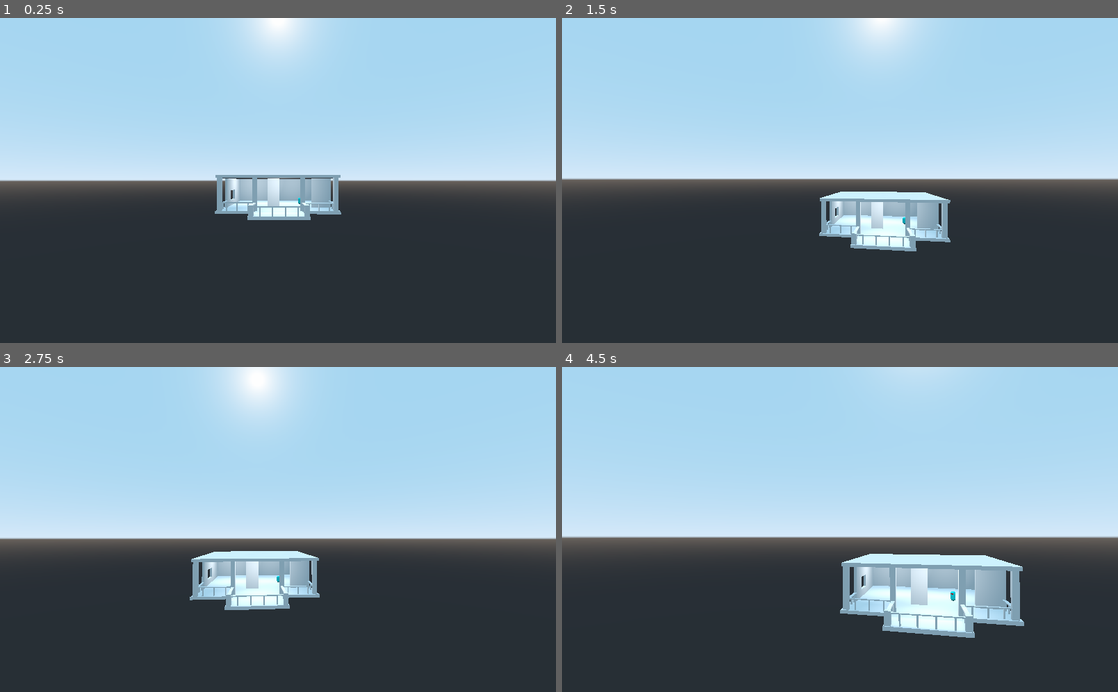
Above: before the commit, frames 1-4 (two rows, left to right).
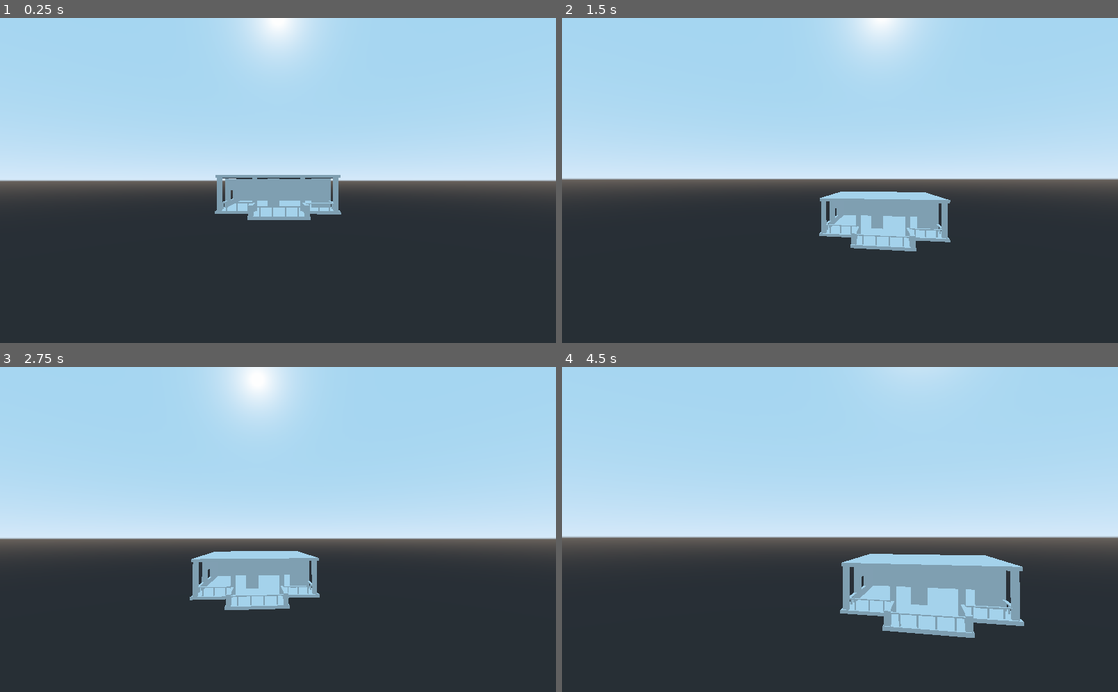
Above: after the commit, the same moments.

Repository: BakedLight/Godot-Wild-Jam-Project
Game: Godot game, scene res://Level/level.tscn
Same seed, same stepped clock (60 frames per second), same inputs: the game is played once before the commit and once after it.
Inputs (mouse positions are in pixels of both pictures, inside the frame that each line leads up to):
- Up to frame 1 (0.25 s): no input
- Up to frame 2 (1.5 s): tap Enter at 0.5 s; move the mouse to (867, 180) at 0.52 s; hold Space (move_up) from 0.53 s (still down); tap Ctrl (scope) at 0.6 s; move the mouse to (812, 180) at 1.27 s; click (812, 180) at 1.35 s
- Up to frame 3 (2.75 s): keep holding Space (move_up); tap Enter at 2 s; move the mouse to (289, 523) at 2.02 s; tap W (zoom) at 2.1 s
- Up to frame 4 (4.5 s): keep holding Space (move_up); move the mouse to (834, 536) at 2.77 s; tap Ctrl (scope) at 2.85 s; tap Enter at 3.5 s; move the mouse to (878, 532) at 3.52 s; click (878, 532) at 3.6 s; move the mouse to (795, 526) at 4.27 s; tap W (zoom) at 4.35 s

The runs differ from the first frame. In frame 1, 1.2% of the frame differs, in the area x 38-62%, y 49-62%; in frame 2, 2.0%; in frame 3, 1.9%; in frame 4, 3.7%, in the area x 50-83%, y 57-82%.

Commit message:
Removed some stuff that might clash with other branch

Diff:
--- a/Level/level.tscn
+++ b/Level/level.tscn
@@ -1,20 +1,12 @@
-[gd_scene load_steps=7 format=2]
+[gd_scene load_steps=4 format=2]
 
 [ext_resource path="res://Player/player.tscn" type="PackedScene" id=1]
 [ext_resource path="res://Level/level1.glb" type="PackedScene" id=2]
-[ext_resource path="res://NPCs/Normal/npc_1.tscn" type="PackedScene" id=3]
 
 [sub_resource type="NavigationMesh" id=1]
 vertices = PoolVector3Array( -8.25112, 6.63858, -15.6828, -13.5011, 6.63858, -15.6828, -13.5011, 6.63858, -8.68281, 12. …(1995 unchanged characters)…
 polygons = [ PoolIntArray( 2, 1, 0 ), PoolIntArray( 5, 4, 3 ), PoolIntArray( 8, 7, 6 ), PoolIntArray( 11, 10, 9 ), Pool …(864 unchanged characters)…
 cell_size = 1.75
-
-[sub_resource type="SpatialMaterial" id=3]
-albedo_color = Color( 0.984314, 0.25098, 0.25098, 1 )
-
-[sub_resource type="PlaneMesh" id=2]
-material = SubResource( 3 )
-size = Vector2( 24, 42 )
 
 [node name="Level" type="Spatial"]
 
@@ -28,27 +20,3 @@
 
 [node name="level1" parent="Navigation/NavigationMeshInstance" instance=ExtResource( 2 )]
 transform = Transform( -2.18557e-08, 0, -0.5, 0, 0.5, 0, 0.5, 0, -2.18557e-08, 0, 0, 0 )
-
-[node name="OmniLight" type="OmniLight" parent="Navigation/NavigationMeshInstance/level1"]
-transform = Transform( 2, 0, 0, 0, 2, 0, 0, 0, 2, -8, 10.0926, -10 )
-omni_range = 15.1775
-
-[node name="OmniLight2" type="OmniLight" parent="Navigation/NavigationMeshInstance/level1"]
-transform = Transform( 2, 0, 0, 0, 2, 0, 0, 0, 2, -10, 10.0926, 16 )
-omni_range = 15.1775
-
-[node name="OmniLight3" type="OmniLight" parent="Navigation/NavigationMeshInstance/level1"]
-transform = Transform( 2, 0, 0, 0, 2, 0, 0, 0, 2, 24, 10.0926, -2 )
-omni_range = 15.1775
-
-[node name="NPC1" parent="Navigation" instance=ExtResource( 3 )]
-transform = Transform( 1, 0, 0, 0, 1, 0, 0, 0, 1, 6.59076, -1.20282, -0.818686 )
-
-[node name="DirectionalLight" type="DirectionalLight" parent="."]
-transform = Transform( 1, 0, 0, 0, -0.258819, 0.965926, 0, -0.965926, -0.258819, 0, 0, 0 )
-light_energy = 0.25
-shadow_enabled = true
-
-[node name="MeshInstance" type="MeshInstance" parent="."]
-visible = false
-mesh = SubResource( 2 )
